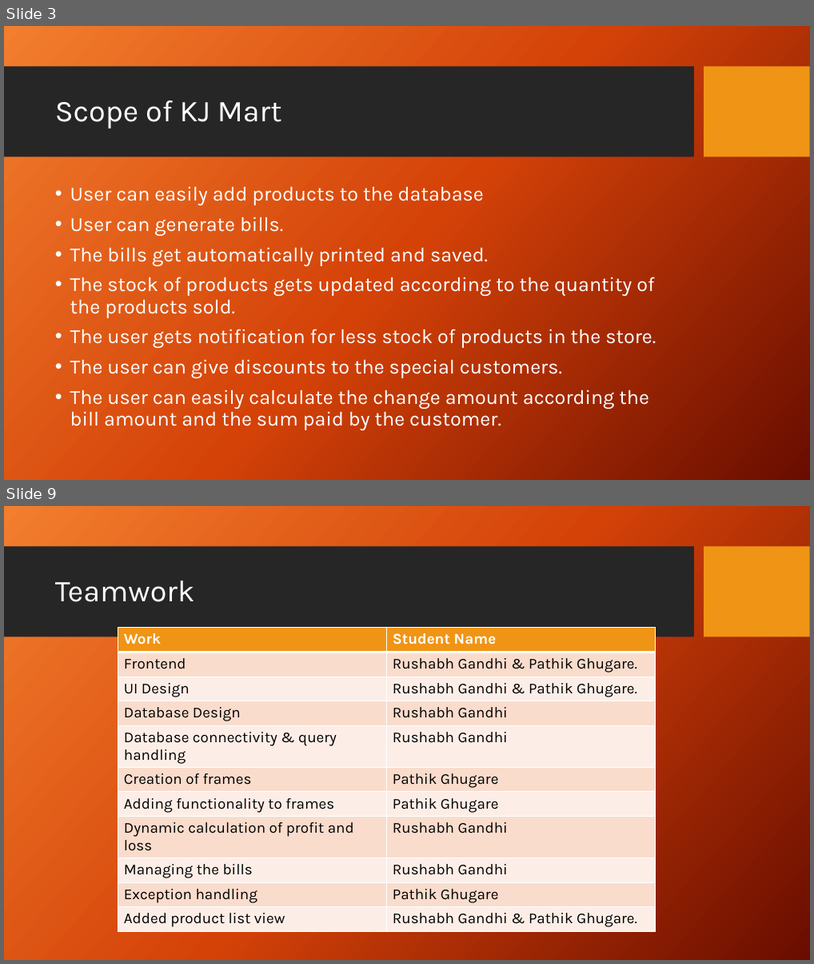
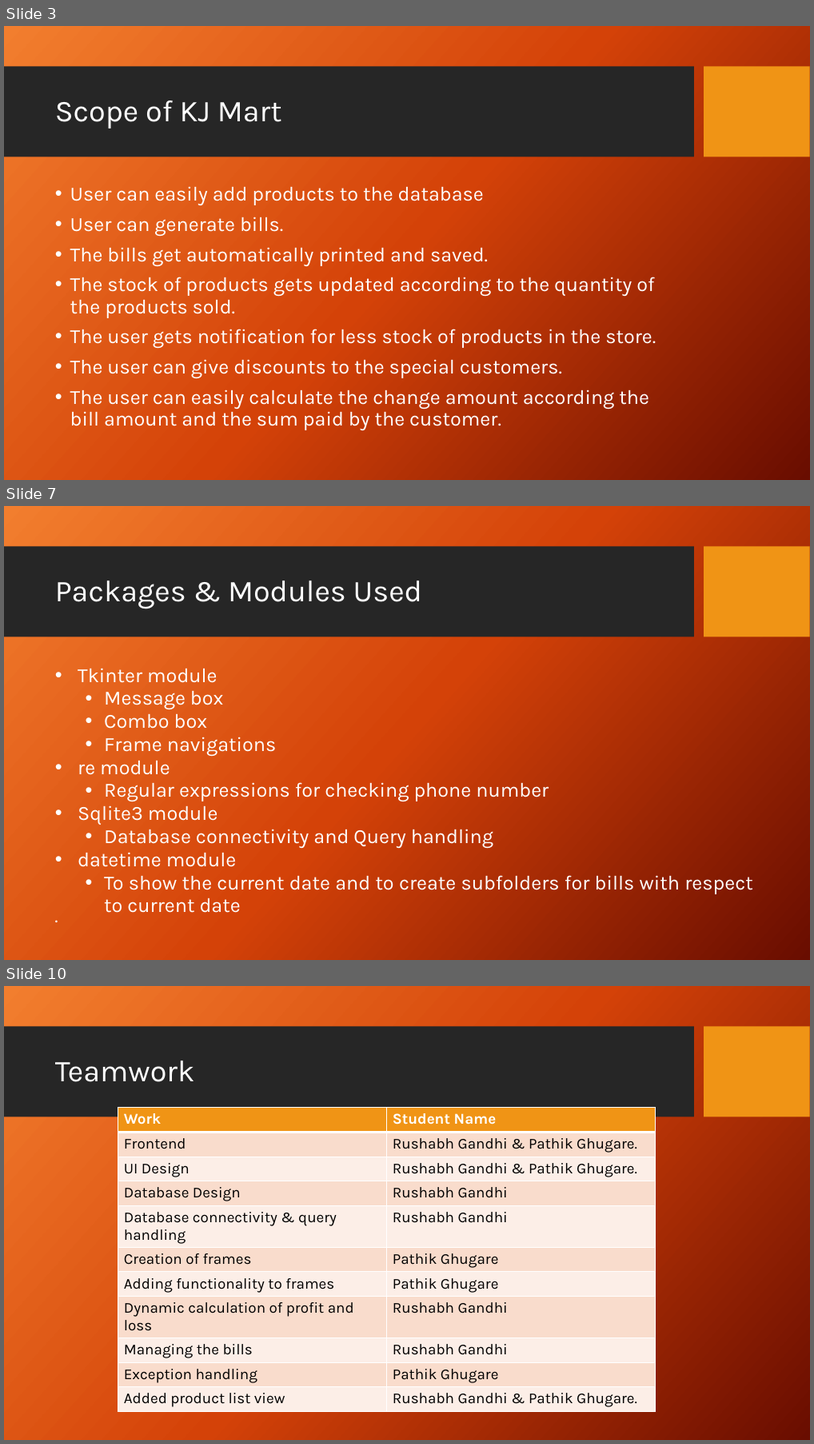
Before and after one commit to pathikg/Store-management-system, a slide deck: KJ Mart.pptx. Shown one above the other, each under a label of ours: slides 3 and 9 before the commit, slides 3, 7 and 10 after it; the slides between them are not shown. The pictures are 814x964 and 814x1444 pixels, drawn with LibreOffice and Linux fonts; fonts in the diff are those of the drawing; background and template pictures are left out. Boxes give left, top, right and bottom in pixels: in the first picture for what was removed or moved away, otherwise in the second. Text is boxed around its words. In the diff, an @@ line names an element or a change of style, - is before the commit and + after.

```diff
--- a/KJ Mart.pptx
+++ b/KJ Mart.pptx
@@ slide 7 added at bbox=[4, 506, 810, 960], background picture (left out); not listed: 2 template elements that a slide beside it also shows @@
@@ title added at bbox=[55, 580, 422, 608], 36 pt, text #FFFFFF @@
+Packages & Modules Used
@@ text added at bbox=[78, 668, 753, 912], 24.1 pt, text #FFFFFF @@
+• Tkinter module
+  • Message box
+  • Combo box
+  • Frame navigations
+• re module
+  • Regular expressions for checking phone number
+• Sqlite3 module
+  • Database connectivity and Query handling
+• datetime module
+  • To show the current date and to create subfolders for bills with respect to current date
@@ what was slide 9 is now slide 10 @@
```
Also in this commit, not shown: 5 slides changed, 2 other slides added, 3 slides removed, 3 other files.
